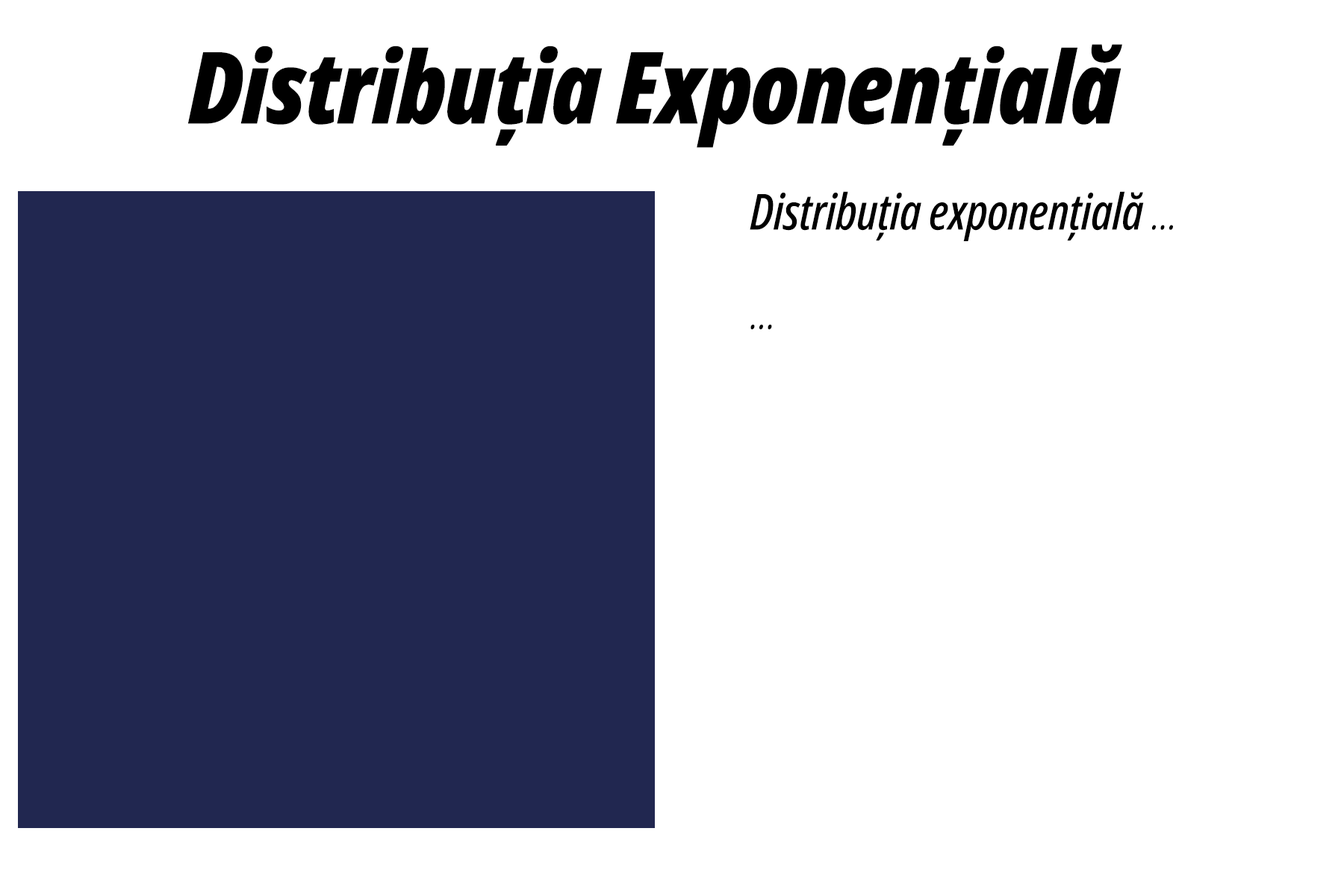
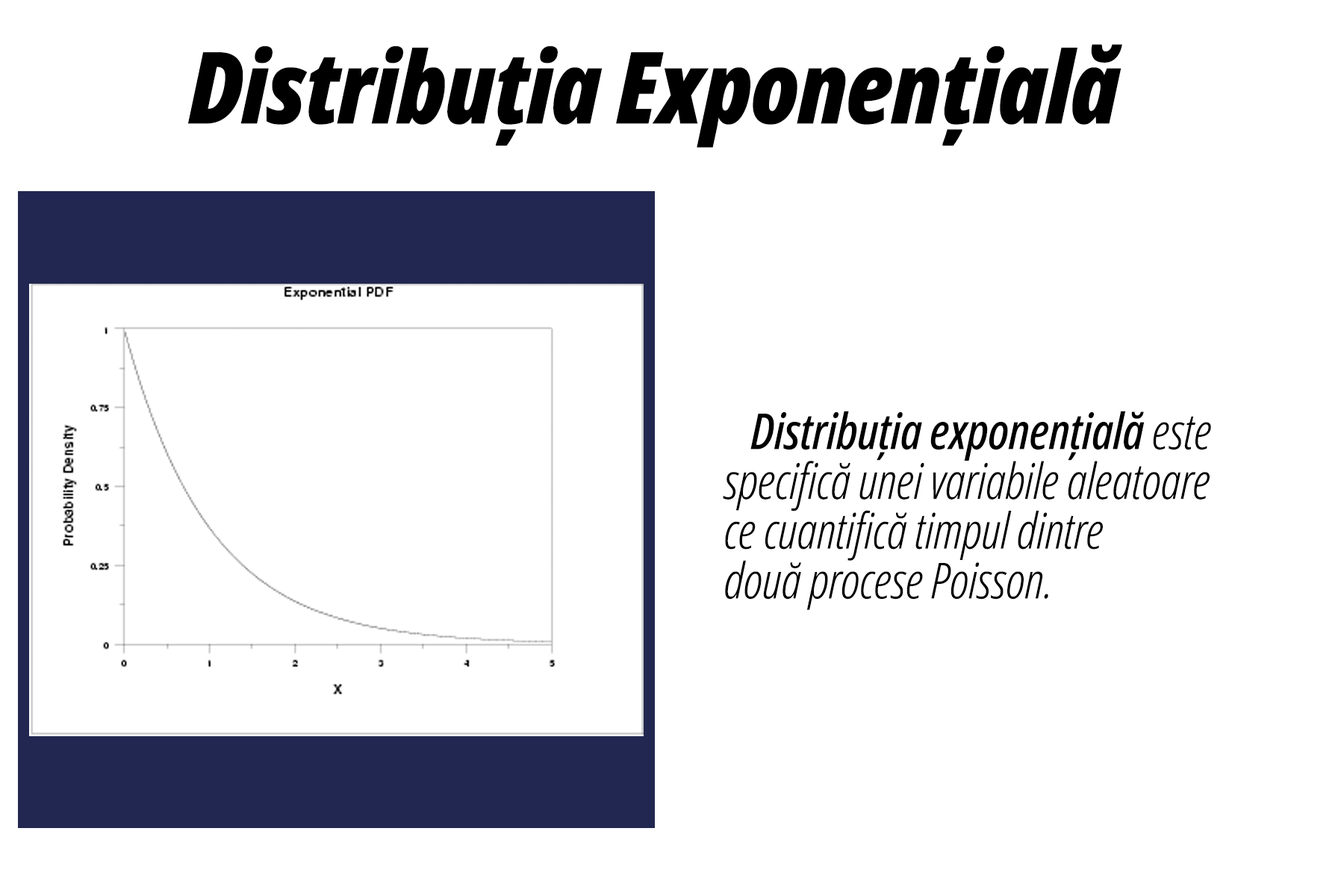
Layers edited between the first and the second 1344x896 image:
added layer "Layer 6" above "NeUnif" over [29,283,644,736]
renamed "Distribuția exponențială ... ..." to "Distribuția exponențială este specifică unei variabile aleato", painted on it over [722,191,1211,610]
